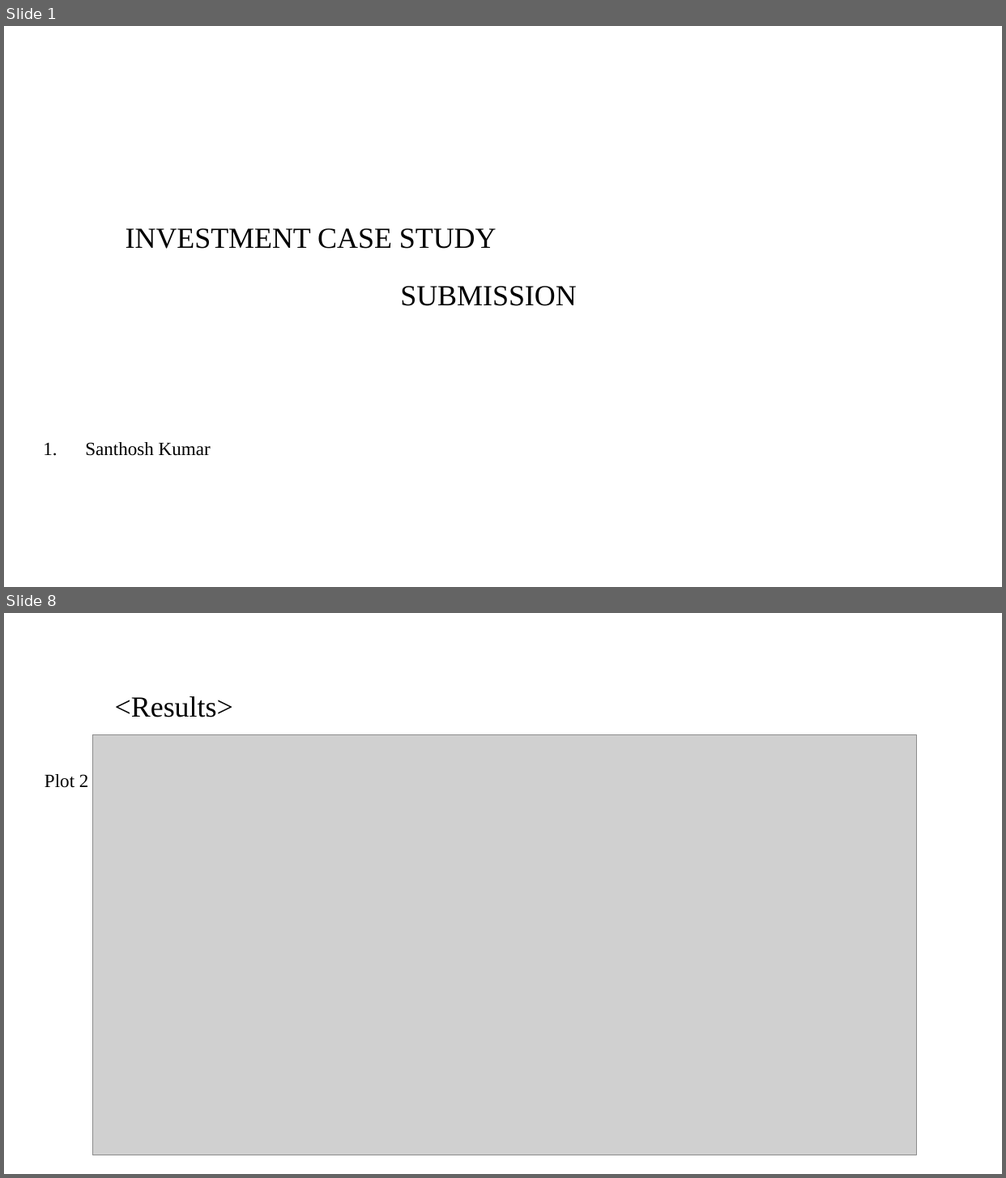
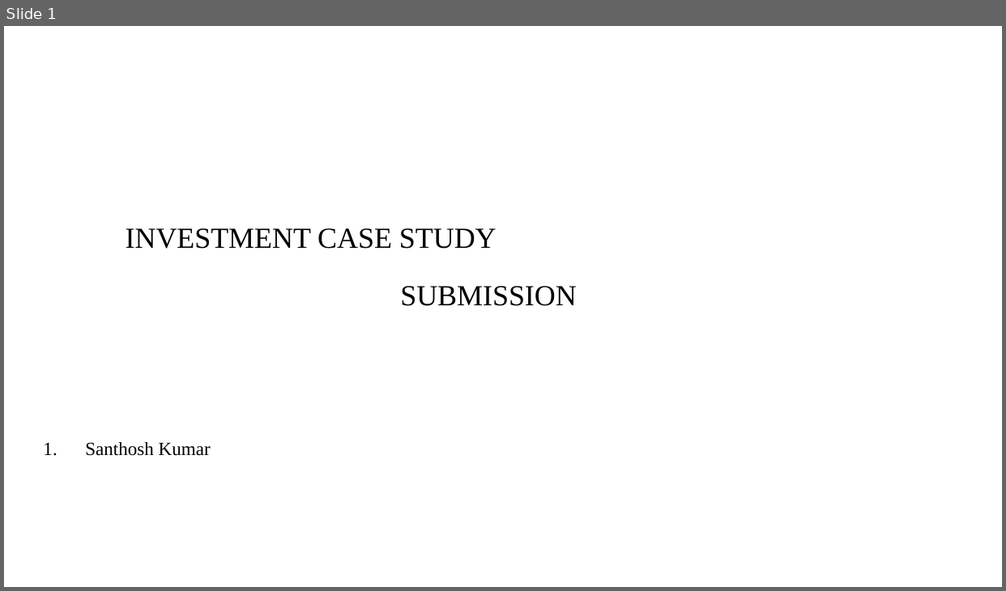
Before and after one commit to santhoshpkumar/Spark-Funds-Investment-CaseStudy, a slide deck: Spark Funds Presentation.pptx. Shown one above the other, each under a label of ours: slides 1 and 8 before the commit, slide 1 after it; the slides between them are not shown. The pictures are 1006x1178 and 1006x591 pixels, drawn with LibreOffice and Linux fonts; fonts in the diff are those of the drawing; grey boxes stand for pictures; background and template pictures are left out. Boxes give left, top, right and bottom in pixels: in the first picture for what was removed or moved away, otherwise in the second. Text is boxed around its words. In the diff, an @@ line names an element or a change of style, - is before the commit and + after.

```diff
--- a/Spark Funds Presentation.pptx
+++ b/Spark Funds Presentation.pptx
@@ slide 8 removed at [4, 613, 1002, 1174], background #FFFFFF @@
@@ text removed at [115, 696, 233, 717] @@
-<Results>
@@ picture removed at [92, 735, 917, 1155] @@
@@ text removed at [44, 774, 89, 788] @@
-Plot 2
```
Also in this commit, not shown: 1 slide changed, 3 slides added, 2 other slides removed, 2 other files.
